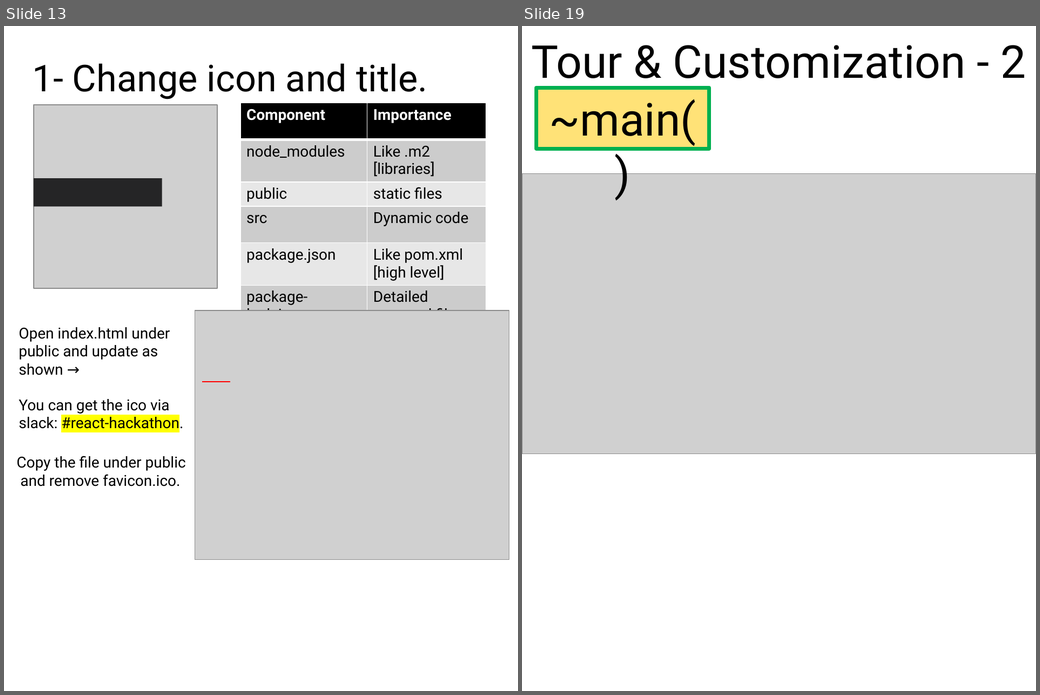
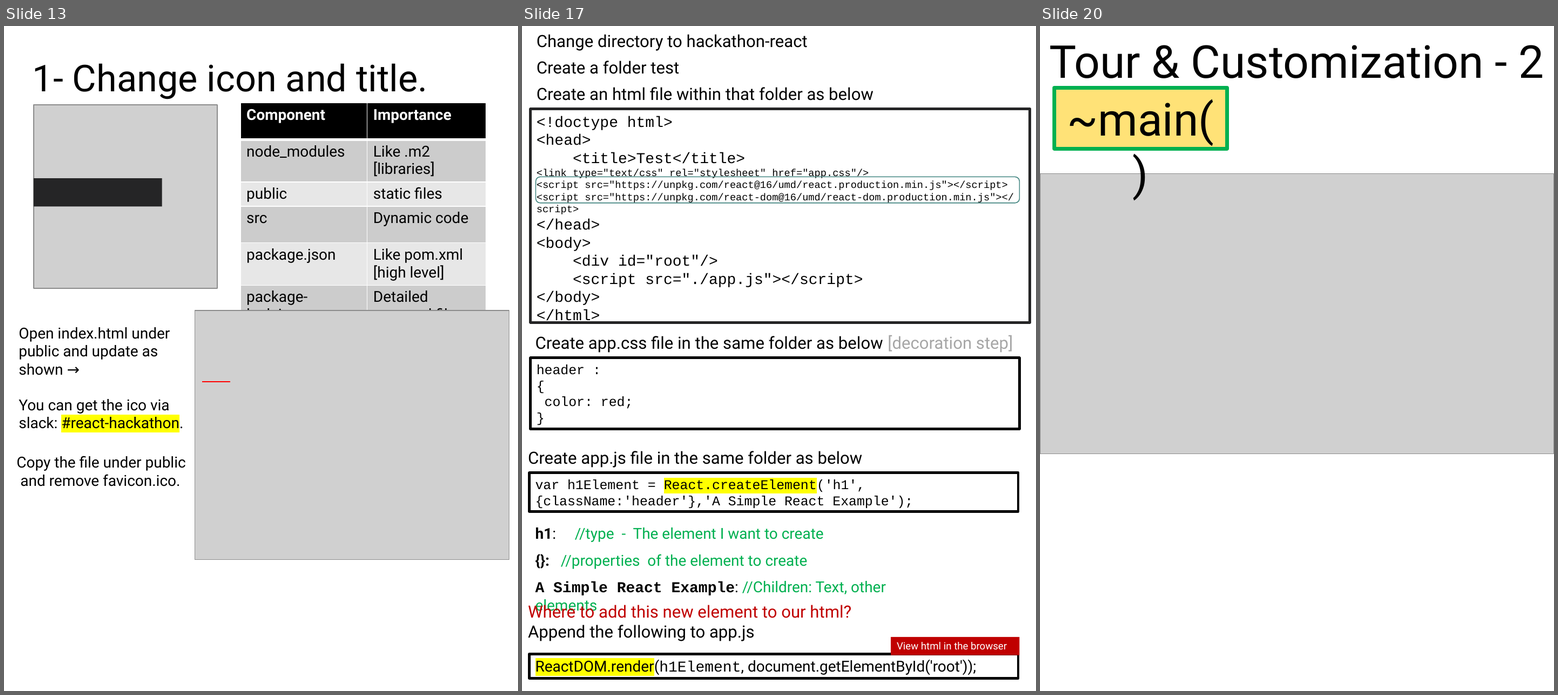
Before and after one commit to scorpion0511/mytracker, a slide deck: doc/React.pptx. Shown side by side, each under a label of ours: slides 13 and 19 before the commit, slides 13, 17 and 20 after it; the slides between them are not shown. The pictures are 1040x695 and 1558x695 pixels, drawn with LibreOffice and Linux fonts; fonts in the diff are those of the drawing; grey boxes stand for pictures. Boxes give left, top, right and bottom in pixels: in the first picture for what was removed or moved away, otherwise in the second. Text is boxed around its words. In the diff, an @@ line names an element or a change of style, - is before the commit and + after.

Commit message:
react presentation update

```diff
--- a/doc/React.pptx
+++ b/doc/React.pptx
@@ slide 17 added at bbox=[522, 26, 1036, 691], background #FFFFFF @@
@@ text added at bbox=[537, 34, 808, 51], 20 pt, text #000000 @@
+Change directory to hackathon-react
@@ text added at bbox=[537, 61, 679, 74], 20 pt, text #000000 @@
+Create a folder test
@@ text added at bbox=[537, 87, 874, 101], 20 pt, text #000000 @@
+Create an html file within that folder as below
@@ rectangle added at bbox=[531, 109, 1030, 322], outline #252526 3 pt, 12 pt, text #000000 @@
+<!doctype html>
+<head>
+<title>Test</title>
+<link type="text/css" rel="stylesheet" href="app.css"/>
+<script src="https://unpkg.com/react@16/umd/react.production.min.js"></script>
+<script src="https://unpkg.com/react-dom@16/umd/react-dom.production.min.js"></script>
+</head>
+<body>
+<div id="root"/>
+<script src="./app.js"></script>
+</body>
+</html>
@@ rounded rectangle added at bbox=[536, 177, 1020, 203], outline #418581 1 pt @@
@@ text added at bbox=[536, 335, 1013, 353], 20 pt, text #000000 @@
+Create app.css file in the same folder as below [decoration step]
@@ rectangle added at bbox=[531, 358, 1020, 429], outline #000000 3 pt, 16 pt, text #000000 @@
+header :
+{
+color: red;
+}
@@ text added at bbox=[528, 451, 863, 468], 20 pt, text #000000 @@
+Create app.js file in the same folder as below
@@ rectangle added at bbox=[529, 473, 1019, 511], outline #000000 3 pt, 16 pt, text #000000 @@
+var h1Element = React.createElement('h1', {className:'header'},'A Simple React Example');
@@ text added at bbox=[536, 528, 824, 542], 18 pt, text #00B050 @@
+h1: //type - The element I want to create
@@ text added at bbox=[561, 554, 808, 569], 18 pt, text #00B050 @@
+{}: //properties of the element to create
@@ text added at bbox=[536, 581, 886, 615], 18 pt, text #00B050 @@
+A Simple React Example: //Children: Text, other elements
@@ text added at bbox=[528, 603, 851, 642], 20 pt, text #C00000 @@
+Where to add this new element to our html?
+Append the following to app.js
@@ rectangle added at bbox=[891, 637, 1020, 656], fill #C00000, 12 pt, text #FFFFFF @@
+View html in the browser
@@ rectangle added at bbox=[529, 655, 1019, 678], outline #000000 3 pt, 18 pt, text #000000 @@
+ReactDOM.render(h1Element, document.getElementById('root'));
@@ what was slide 19 is now slide 20 @@
```
Also in this commit, not shown: 3 slides changed, 3 other slides added, 4 slides removed, 16 other files.
